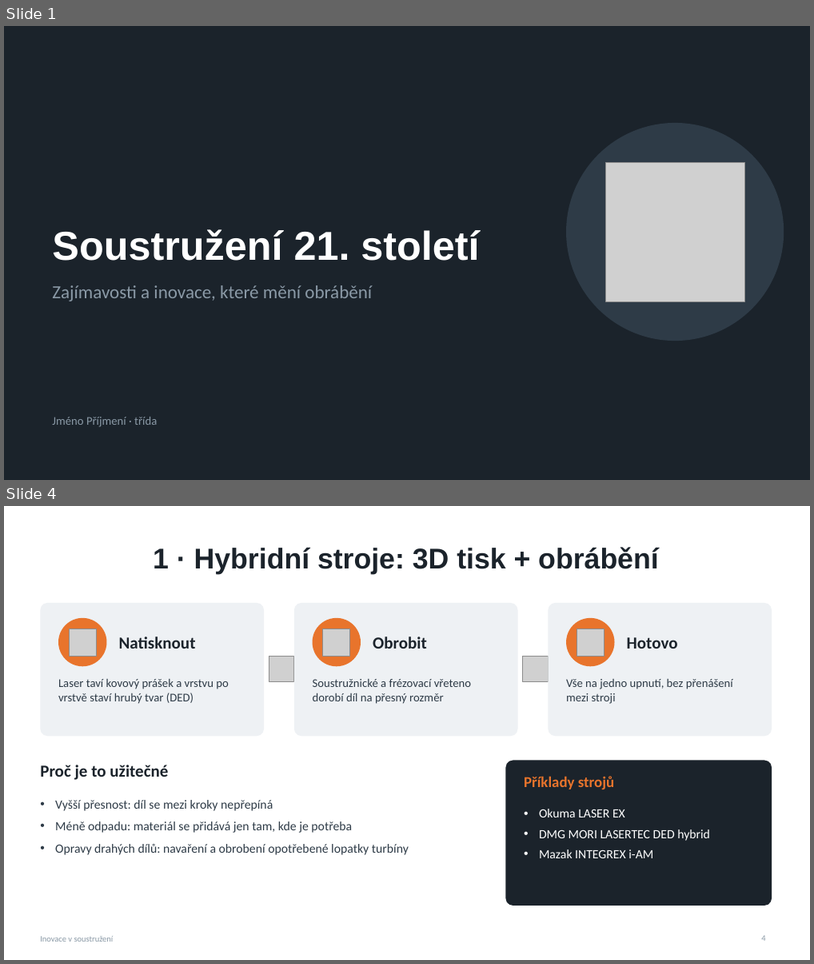
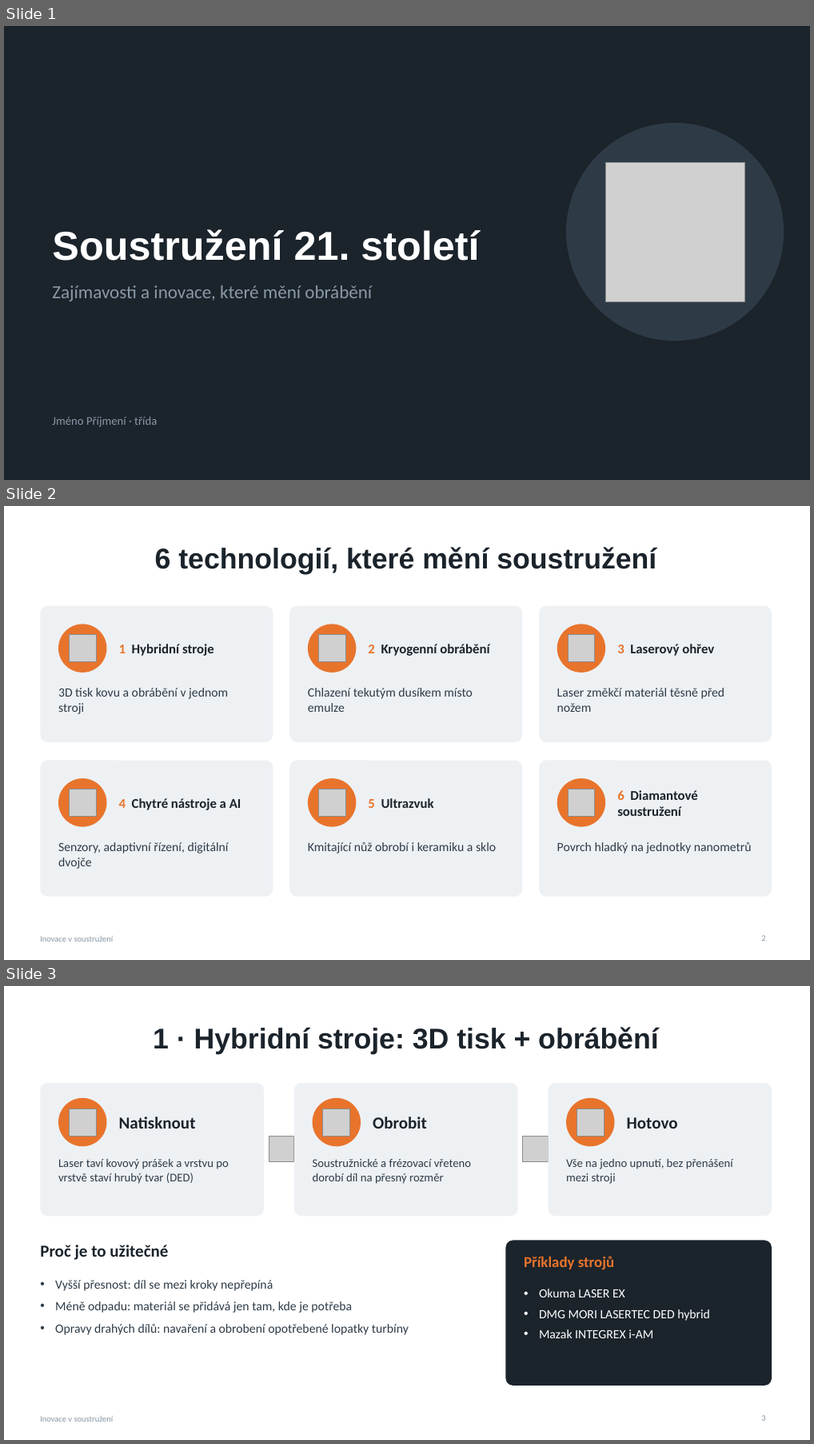
Before and after one commit to dodgeandroll/lol, a slide deck: Inovace_v_soustruzeni.pptx. Shown one above the other, each under a label of ours: slides 1 and 4 before the commit, slides 1, 2 and 3 after it; the slides between them are not shown. The pictures are 814x964 and 814x1444 pixels, drawn with LibreOffice and Linux fonts; fonts in the diff are those of the drawing; grey boxes stand for pictures. Boxes give left, top, right and bottom in pixels: in the first picture for what was removed or moved away, otherwise in the second. Text is boxed around its words. In the diff, an @@ line names an element or a change of style, - is before the commit and + after.

```diff
--- a/Inovace_v_soustruzeni.pptx
+++ b/Inovace_v_soustruzeni.pptx
@@ slide 2 added at [4, 506, 810, 960], background #FFFFFF; not listed: 1 template element that a slide beside it also shows @@
@@ title added at [155, 547, 657, 574], 34 pt, text #1B232B, bold @@
+6 technologií, které mění soustružení
@@ rounded rectangle added at [40, 606, 274, 742], fill #EEF1F4 @@
@@ ellipse added at [58, 624, 107, 672], fill #E8742C @@
@@ rounded rectangle added at [290, 606, 522, 742], fill #EEF1F4 @@
@@ ellipse added at [308, 624, 357, 672], fill #E8742C @@
@@ rounded rectangle added at [539, 606, 772, 742], fill #EEF1F4 @@
@@ ellipse added at [558, 624, 606, 672], fill #E8742C @@
@@ picture added at [70, 635, 97, 662] @@
@@ text added at [119, 644, 214, 656], 16 pt, text #1B232B, bold @@
+1 Hybridní stroje
@@ picture added at [318, 635, 346, 662] @@
@@ text added at [368, 644, 490, 656], 16 pt, text #1B232B, bold @@
+2 Kryogenní obrábění
@@ picture added at [569, 635, 596, 662] @@
@@ text added at [618, 644, 714, 656], 16 pt, text #1B232B, bold @@
+3 Laserový ohřev
@@ text added at [58, 688, 228, 714], 15 pt, text #2E3B47 @@
+3D tisk kovu a obrábění v jednom stroji
@@ text added at [308, 688, 473, 712], 15 pt, text #2E3B47 @@
+Chlazení tekutým dusíkem místo emulze
@@ text added at [558, 688, 726, 712], 15 pt, text #2E3B47 @@
+Laser změkčí materiál těsně před nožem
@@ rounded rectangle added at [40, 760, 274, 896], fill #EEF1F4 @@
@@ rounded rectangle added at [290, 760, 522, 896], fill #EEF1F4 @@
@@ rounded rectangle added at [539, 760, 772, 896], fill #EEF1F4 @@
@@ ellipse added at [58, 778, 107, 827], fill #E8742C @@
@@ picture added at [70, 789, 97, 816] @@
@@ ellipse added at [308, 778, 357, 827], fill #E8742C @@
@@ picture added at [318, 789, 346, 816] @@
@@ ellipse added at [558, 778, 606, 827], fill #E8742C @@
@@ picture added at [569, 789, 596, 816] @@
@@ text added at [618, 790, 698, 816], 16 pt, text #1B232B, bold @@
+6 Diamantové soustružení
@@ text added at [119, 798, 242, 810], 16 pt, text #1B232B, bold @@
+4 Chytré nástroje a AI
@@ text added at [368, 798, 434, 808], 16 pt, text #1B232B, bold @@
+5 Ultrazvuk
@@ text added at [58, 842, 229, 868], 15 pt, text #2E3B47 @@
+Senzory, adaptivní řízení, digitální dvojče
@@ text added at [308, 842, 496, 853], 15 pt, text #2E3B47 @@
+Kmitající nůž obrobí i keramiku a sklo
@@ text added at [558, 842, 752, 853], 15 pt, text #2E3B47 @@
+Povrch hladký na jednotky nanometrů
@@ page number added at [762, 935, 766, 940], 10 pt, text #8A99A6 @@
+2
@@ what was slide 4 is now slide 3 @@
@@ page number at [762, 1415, 766, 1420]: text changed @@
-4
+3
```
Also in this commit, not shown: 4 slides changed, 1 other slide added, 2 slides removed.
